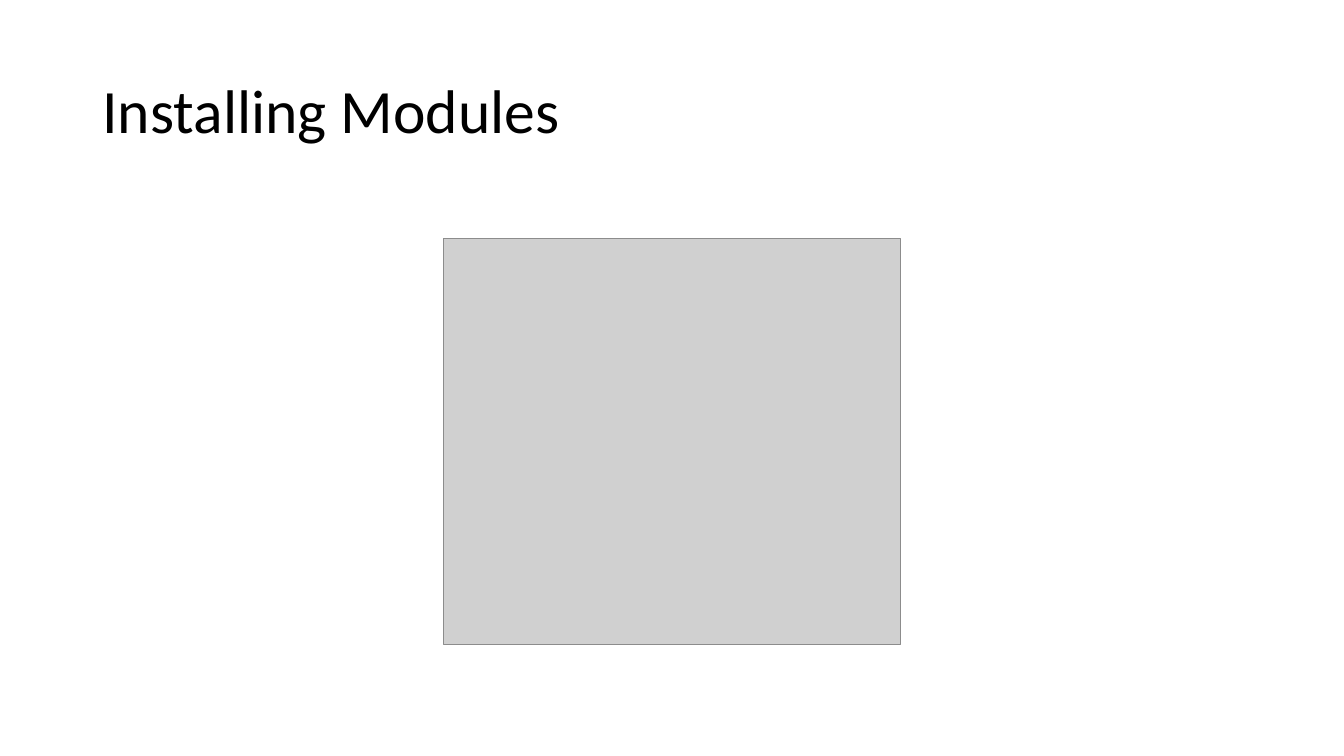
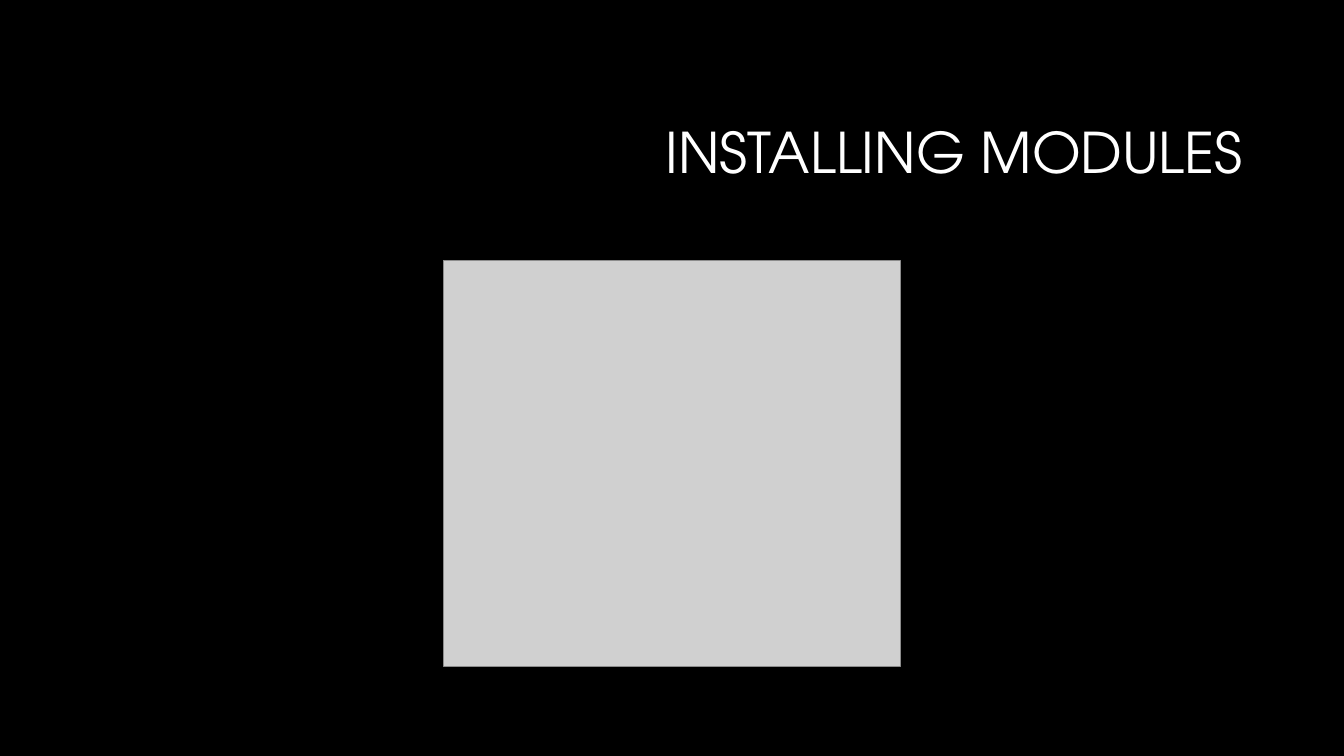
Before and after one commit to LuyangYin1/Python-for-everyone, a slide deck: slide 13 of Class-2/Class – 2.pptm. Drawn at 1344x756 pixels with LibreOffice and Linux fonts; fonts in the diff are those of the drawing; grey boxes stand for pictures; background and template pictures are left out. Boxes give left, top, right and bottom in pixels: in the first picture for what was removed or moved away, otherwise in the second. Text is boxed around its words. In the diff, an @@ line names an element or a change of style, - is before the commit and + after.

```diff
--- a/Class-2/Class – 2.pptm
+++ b/Class-2/Class – 2.pptm
@@ background #FFFFFF to #000000 @@
@@ title at [666, 131, 1243, 174]: text changed; size 44 to 40 pt; font Calibri to TeX Gyre Adventor; text colour #000000 to #FFFFFF @@
-Installing Modules
+INSTALLING MODULES
@@ picture: place and size @@
-picture at [444, 238, 900, 644]
+picture at [444, 261, 900, 667]
```
Also in this commit, not shown: 15 other slides changed, 1 slide added, 1 slide removed.
